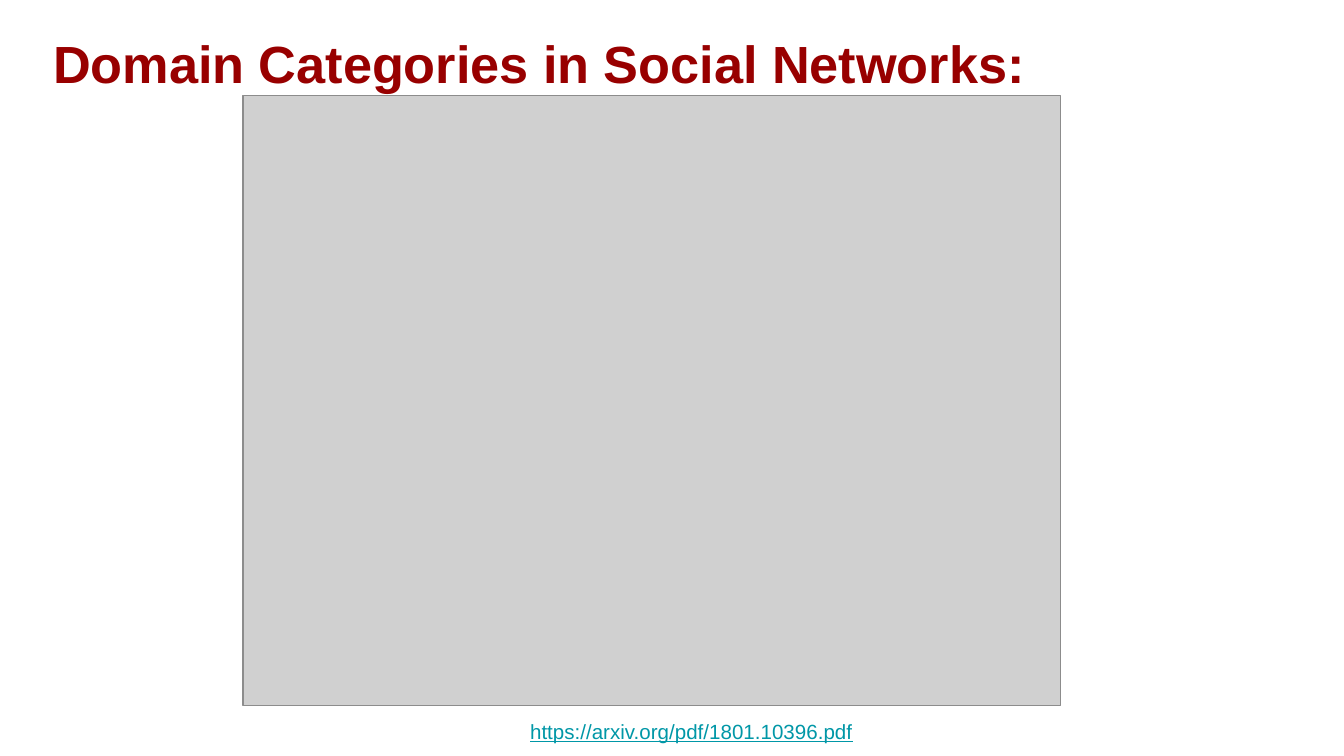
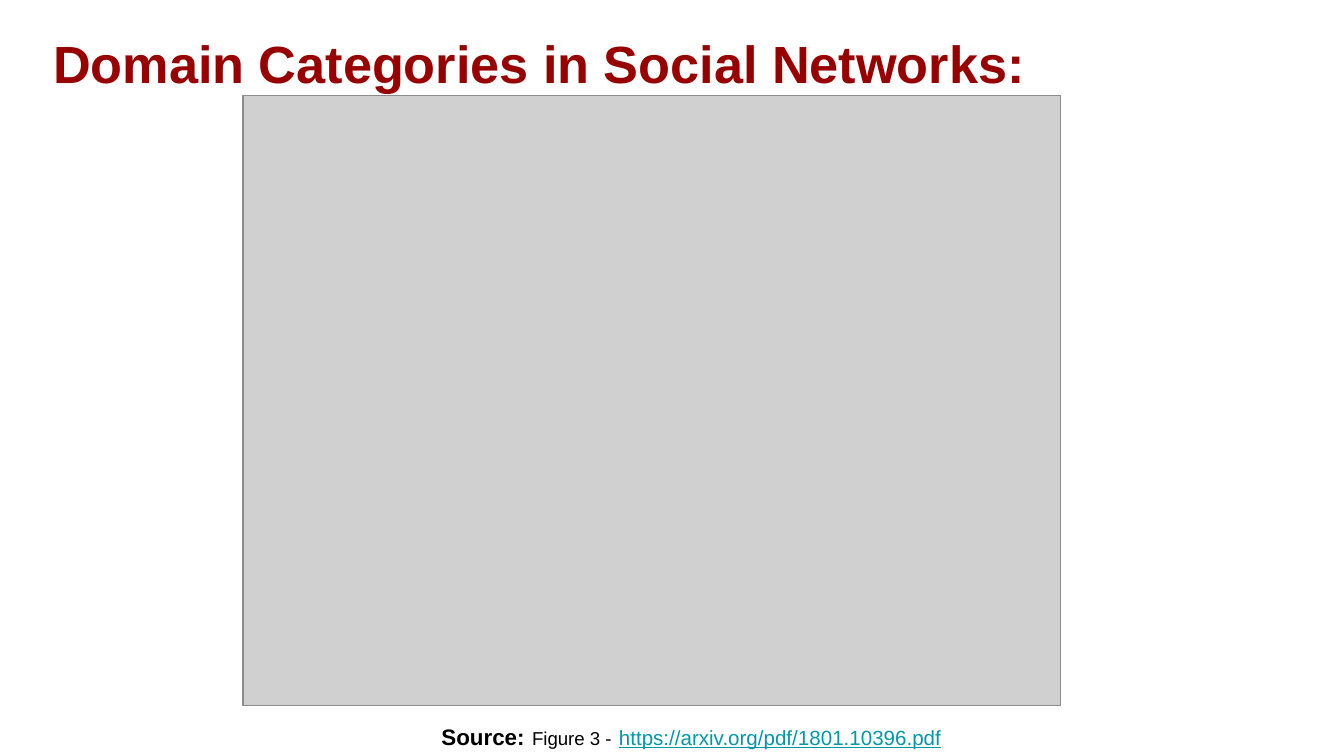
Before and after one commit to phonedude/cs895-s19, a slide deck: slide 11 of assignments/bikkasandra/week-17-presentation/UnderstandingWebArchivingServicesAndTheir(Mis)UseonSocialMedia.pptx. Drawn at 1344x756 pixels with LibreOffice and Linux fonts; fonts in the diff are those of the drawing; grey boxes stand for pictures. Boxes give left, top, right and bottom in pixels: in the first picture for what was removed or moved away, otherwise in the second. Text is boxed around its words. In the diff, an @@ line names an element or a change of style, - is before the commit and + after.

```diff
--- a/assignments/bikkasandra/week-17-presentation/UnderstandingWebArchivingServicesAndTheir(Mis)UseonSocialMedia.pptx
+++ b/assignments/bikkasandra/week-17-presentation/UnderstandingWebArchivingServicesAndTheir(Mis)UseonSocialMedia.pptx
@@ text at (441, 729, 941, 749): text changed @@
-https://arxiv.org/pdf/1801.10396.pdf
+Source: Figure 3 - https://arxiv.org/pdf/1801.10396.pdf
```
Also in this commit, not shown: 10 other slides changed, 1 other file.
